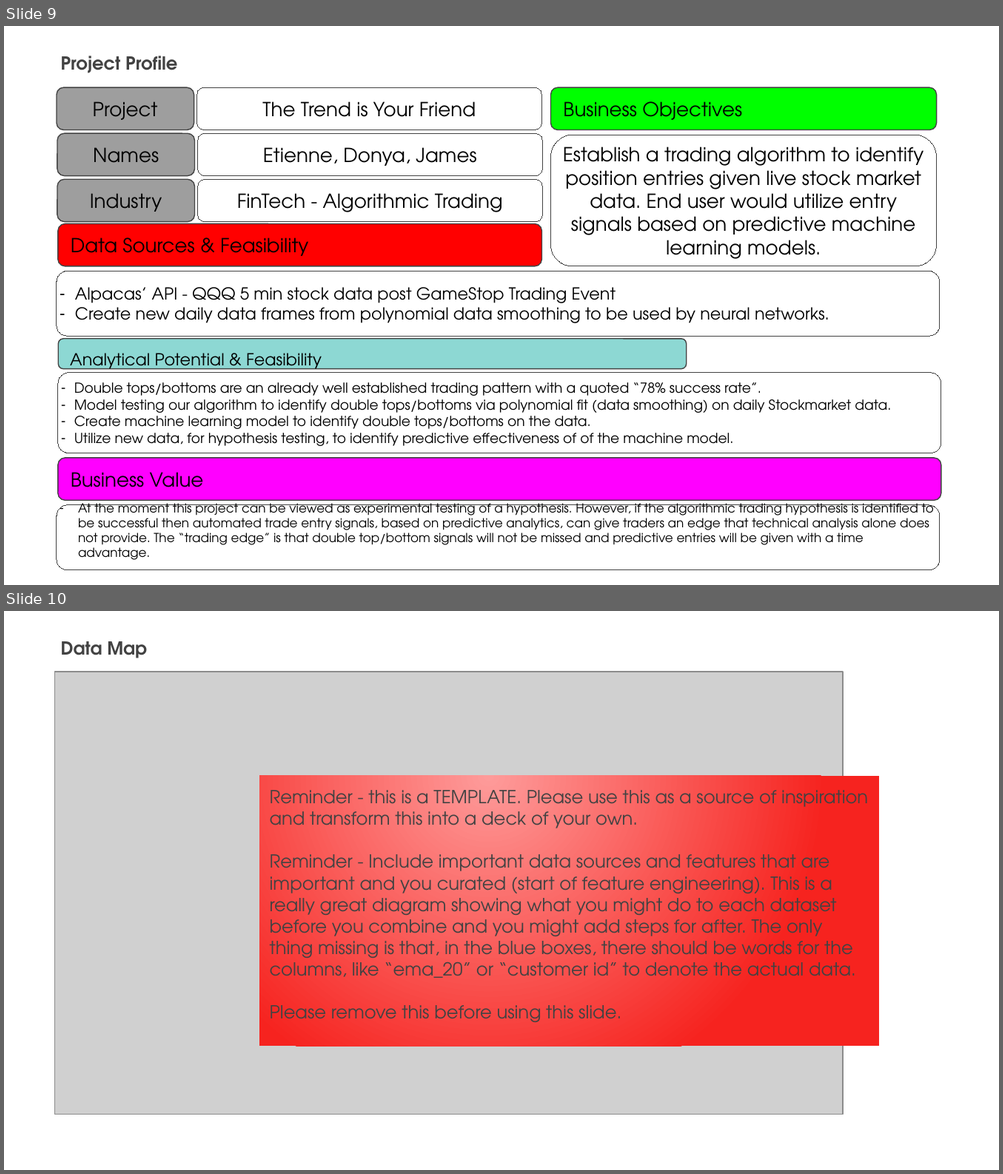
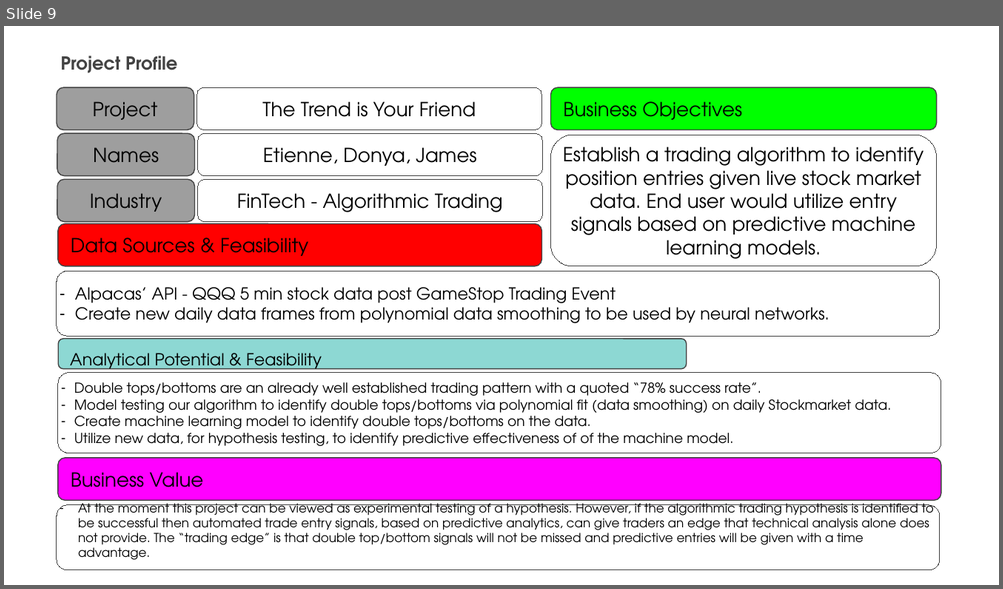
Before and after one commit to dahmadi/TheTrendIsYourFriend, a slide deck: Resources/Capstone 2 Deliverables.pptx. Shown one above the other, each under a label of ours: slides 9 and 10 before the commit, slide 9 after it. The pictures are 1003x1174 and 1003x589 pixels, drawn with LibreOffice and Linux fonts; fonts in the diff are those of the drawing; grey boxes stand for pictures. Boxes give left, top, right and bottom in pixels: in the first picture for what was removed or moved away, otherwise in the second. Text is boxed around its words. In the diff, an @@ line names an element or a change of style, - is before the commit and + after.

Commit message:
updated EDA. PPT. added images

```diff
--- a/Resources/Capstone 2 Deliverables.pptx
+++ b/Resources/Capstone 2 Deliverables.pptx
@@ slide 10 removed at [4,611,999,1170], background #FFFFFF @@
@@ text removed at [61,641,147,658] @@
-Data Map
@@ picture removed at [55,672,842,1115] @@
@@ rectangle removed at [259,776,879,1047] @@
@@ text removed at [270,790,868,1022] @@
-Reminder - this is a TEMPLATE. Please use this as a source of inspiration and transform this into a deck of your own.
-Reminder - Include important data sources and features that are important and you curated (start of feature engineering). This is a really great diagram showing what you might do to each dataset before you combine and you might add steps for after. The only thing missing is that, in the blue boxes, there should be words for the columns, like “ema_20” or “customer id” to denote the actual data.
-Please remove this before using this slide.
```
Also in this commit, not shown: 2 slides added, 1 other slide removed, 5 other files.
